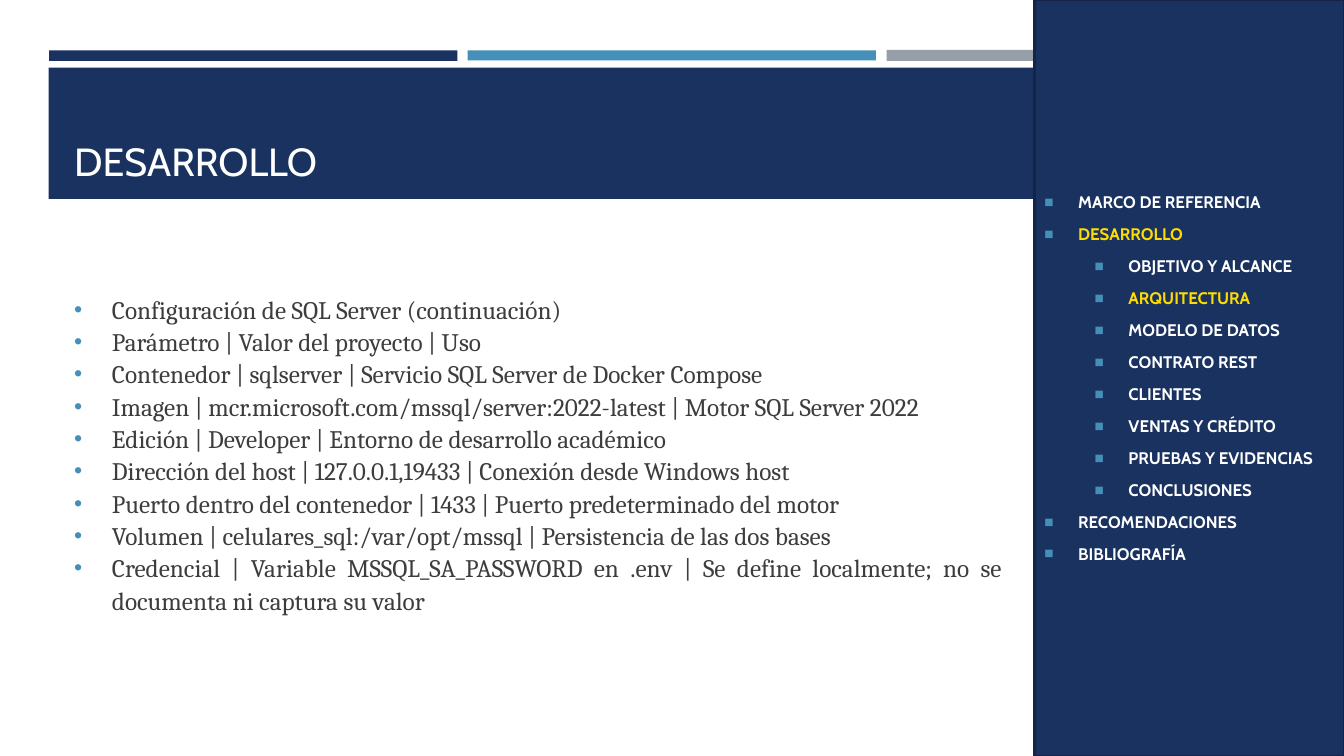
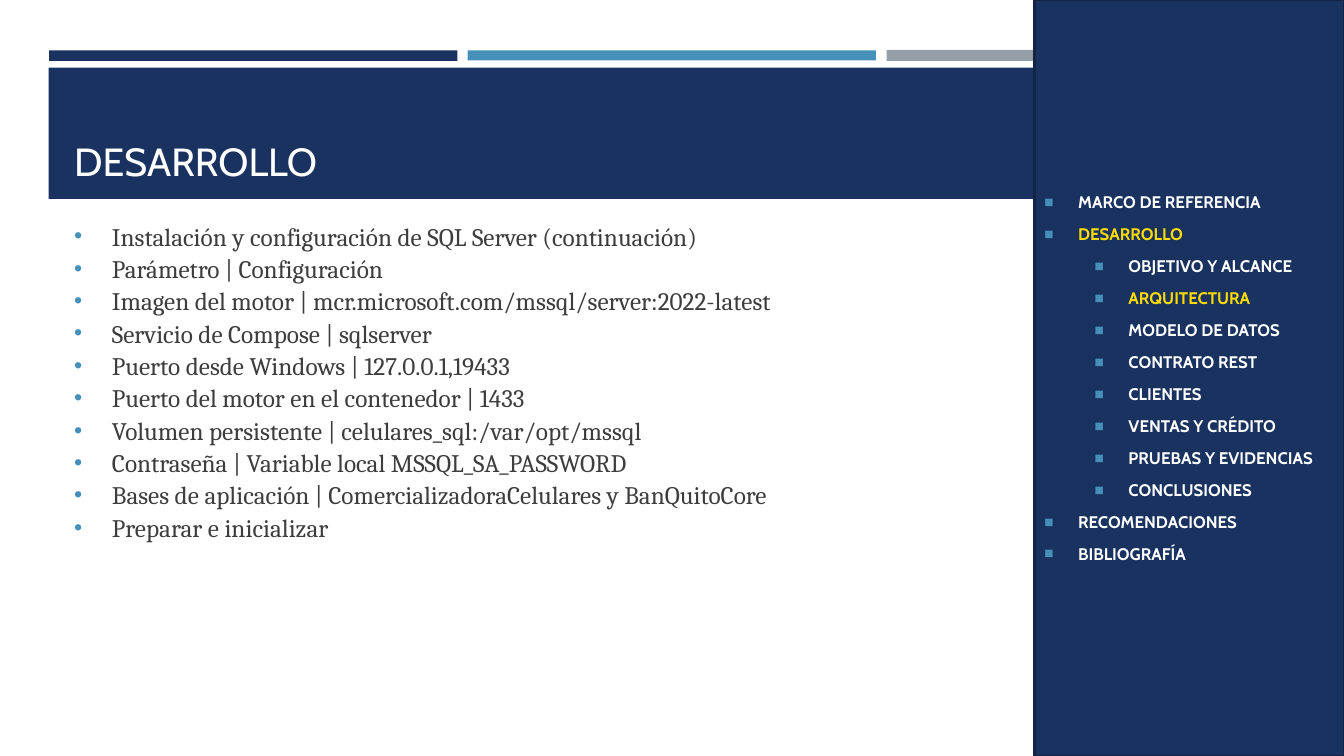
Before and after one commit to gamurigm/examen-arq-1, a slide deck: slide 30 of 05. DOCUMENTACION/02. PRESENTACION/PRESENTACION_CELULAR_BDDLOCAL_RESTFUL_DOTNET_GR09.pptx (slide 10 before the commit). Drawn at 1344x756 pixels with LibreOffice and Linux fonts; fonts in the diff are those of the drawing. Boxes give left, top, right and bottom in pixels: in the first picture for what was removed or moved away, otherwise in the second. Text is boxed around its words. In the diff, an @@ line names an element or a change of style, - is before the commit and + after.

```diff
--- a/05. DOCUMENTACION/02. PRESENTACION/PRESENTACION_CELULAR_BDDLOCAL_RESTFUL_DOTNET_GR09.pptx
+++ b/05. DOCUMENTACION/02. PRESENTACION/PRESENTACION_CELULAR_BDDLOCAL_RESTFUL_DOTNET_GR09.pptx
@@ text "Instalación y configuración de SQL ..." at (x1=112, y1=228, x2=770, y2=543): vertical alignment middle to top @@
@@ text at (x1=112, y1=228, x2=770, y2=543): text changed @@
-• Configuración de SQL Server (continuación)
-• Parámetro | Valor del proyecto | Uso
-• Contenedor | sqlserver | Servicio SQL Server de Docker Compose
-• Imagen | mcr.microsoft.com/mssql/server:2022-latest | Motor SQL Server 2022
-• Edición | Developer | Entorno de desarrollo académico
-• Dirección del host | 127.0.0.1,19433 | Conexión desde Windows host
-• Puerto dentro del contenedor | 1433 | Puerto predeterminado del motor
-• Volumen | celulares_sql:/var/opt/mssql | Persistencia de las dos bases
-• Credencial | Variable MSSQL_SA_PASSWORD en .env | Se define localmente; no se documenta ni captura su valor
+• Instalación y configuración de SQL Server (continuación)
+• Parámetro | Configuración
+• Imagen del motor | mcr.microsoft.com/mssql/server:2022-latest
+• Servicio de Compose | sqlserver
+• Puerto desde Windows | 127.0.0.1,19433
+• Puerto del motor en el contenedor | 1433
+• Volumen persistente | celulares_sql:/var/opt/mssql
+• Contraseña | Variable local MSSQL_SA_PASSWORD
+• Bases de aplicación | ComercializadoraCelulares y BanQuitoCore
+• Preparar e inicializar
```
Also in this commit, not shown: 91 other slides changed, 82 slides added, 1 slide removed, 4 other files.
